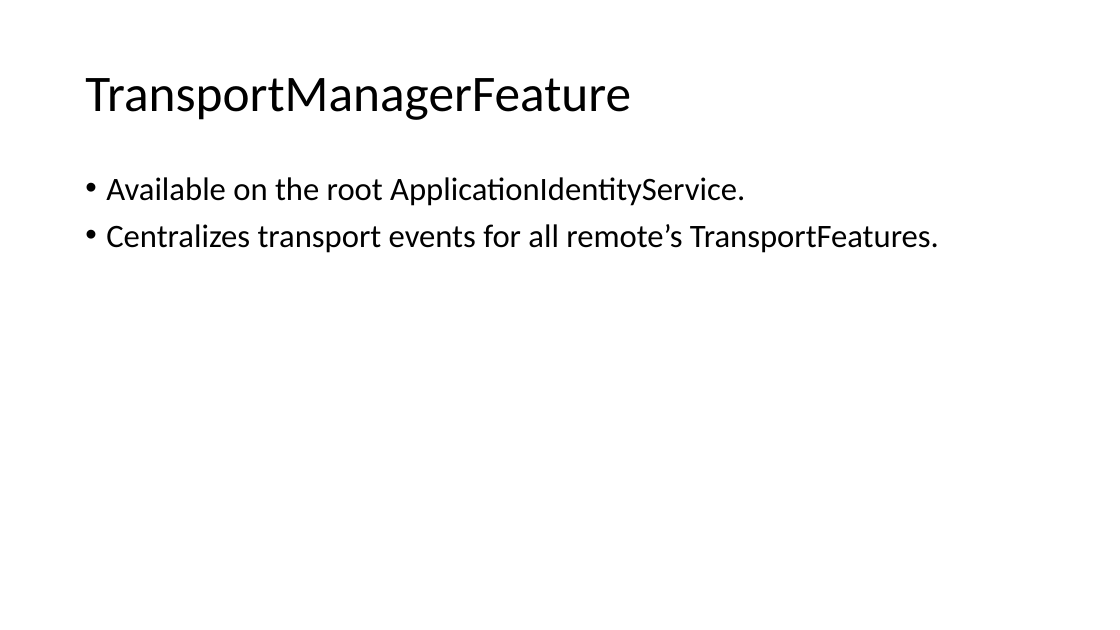
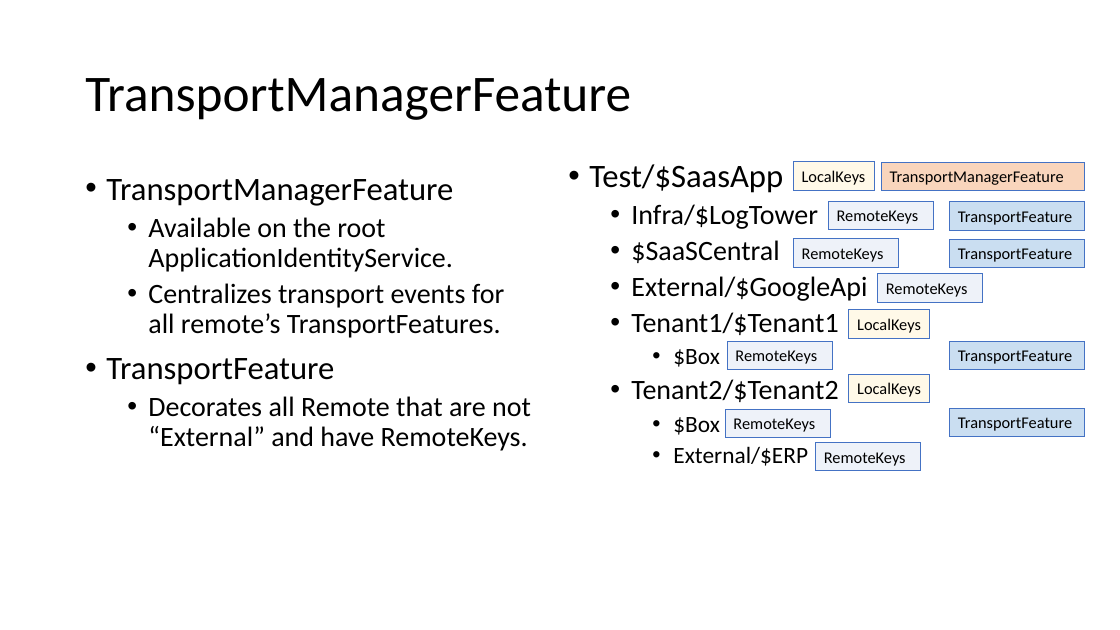
Before and after one commit to signature-opensource/CK-AppIdentity, a slide deck: slide 27 of Doc/CK-AppIdentity.pptx (slide 26 before the commit). Drawn at 1120x630 pixels with LibreOffice and Linux fonts; fonts in the diff are those of the drawing. Boxes give left, top, right and bottom in pixels: in the first picture for what was removed or moved away, otherwise in the second. Text is boxed around its words. In the diff, an @@ line names an element or a change of style, - is before the commit and + after.

```diff
--- a/Doc/CK-AppIdentity.pptx
+++ b/Doc/CK-AppIdentity.pptx
@@ text at bbox=[106, 179, 453, 206]: paragraph added @@
+• TransportManagerFeature
@@ text added at bbox=[589, 164, 867, 466], 24 pt, text #000000 @@
+• Test/$SaasApp
+  • Infra/$LogTower
+  • $SaaSCentral
+  • External/$GoogleApi
+  • Tenant1/$Tenant1
+    • $Box
+  • Tenant2/$Tenant2
+    • $Box
+    • External/$ERP
@@ rectangle added at bbox=[794, 162, 875, 191], fill #FFC000 at 9% opacity, outline #4472C4 0.75 pt, 14 pt, text #000000 @@
+LocalKeys
@@ rectangle added at bbox=[881, 162, 1084, 191], fill #ED7D31 at 32% opacity, outline #4472C4 0.75 pt, 14 pt, text #000000 @@
+TransportManagerFeature
@@ rectangle added at bbox=[828, 202, 933, 230], fill #4472C4 at 9% opacity, outline #4472C4 0.75 pt, 14 pt, text #000000 @@
+RemoteKeys
@@ rectangle added at bbox=[950, 202, 1085, 230], fill #5B9BD5 at 32% opacity, outline #4472C4 0.75 pt, 14 pt, text #000000 @@
+TransportFeature
@@ text at bbox=[148, 217, 504, 338]: size 28 to 24 pt in "Available on the root ApplicationIdentityService.", "Centralizes transport events for all remote’s TransportFeatu ..."; list level 1 to 2 in "Available on the root ApplicationIdentityService."; list level 1 to 2 in "Centralizes transport events for all ..." @@
@@ rectangle added at bbox=[794, 239, 899, 267], fill #4472C4 at 9% opacity, outline #4472C4 0.75 pt, 14 pt, text #000000 @@
+RemoteKeys
@@ rectangle added at bbox=[950, 239, 1085, 268], fill #5B9BD5 at 32% opacity, outline #4472C4 0.75 pt, 14 pt, text #000000 @@
+TransportFeature
@@ rectangle added at bbox=[878, 274, 983, 302], fill #4472C4 at 9% opacity, outline #4472C4 0.75 pt, 14 pt, text #000000 @@
+RemoteKeys
@@ rectangle added at bbox=[849, 310, 931, 339], fill #FFC000 at 9% opacity, outline #4472C4 0.75 pt, 14 pt, text #000000 @@
+LocalKeys
@@ text at bbox=[106, 358, 531, 451]: paragraphs added @@
+• TransportFeature
+  • Decorates all Remote that are not “External” and have RemoteKeys.
@@ rectangle added at bbox=[728, 341, 833, 370], fill #4472C4 at 9% opacity, outline #4472C4 0.75 pt, 14 pt, text #000000 @@
+RemoteKeys
@@ rectangle added at bbox=[950, 341, 1085, 370], fill #5B9BD5 at 32% opacity, outline #4472C4 0.75 pt, 14 pt, text #000000 @@
+TransportFeature
@@ rectangle added at bbox=[849, 374, 931, 402], fill #FFC000 at 9% opacity, outline #4472C4 0.75 pt, 14 pt, text #000000 @@
+LocalKeys
@@ rectangle added at bbox=[725, 409, 830, 438], fill #4472C4 at 9% opacity, outline #4472C4 0.75 pt, 14 pt, text #000000 @@
+RemoteKeys
@@ rectangle added at bbox=[950, 408, 1085, 437], fill #5B9BD5 at 32% opacity, outline #4472C4 0.75 pt, 14 pt, text #000000 @@
+TransportFeature
@@ rectangle added at bbox=[816, 443, 921, 471], fill #4472C4 at 9% opacity, outline #4472C4 0.75 pt, 14 pt, text #000000 @@
+RemoteKeys
```
Also in this commit, not shown: 1 slide added, 2 other files.
